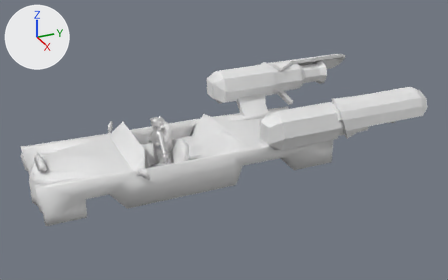
Two versions of the Blender file Blender/Taxi Animation.blend, one commit apart.
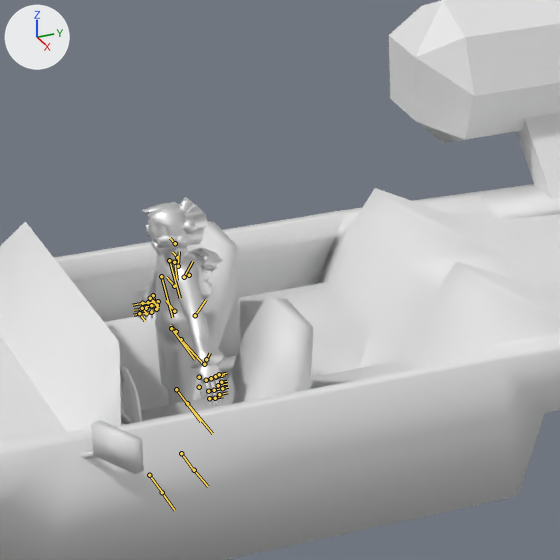
Old and new are each drawn whole from a 50 mm lens placed at (13.11, -4.12, 7.39), pointed at (0.09, 1.74, 0.88) and again close up on the part from 26% to 55% of the width and 25% to 71% of the height. Arrows for +X, +Y and +Z are at upper left; the lights stay in place. The bones that bend it are drawn over the model as lines in the close-ups.

The first close-up shows 'Car_BlueMarble.001', 'mesh'.
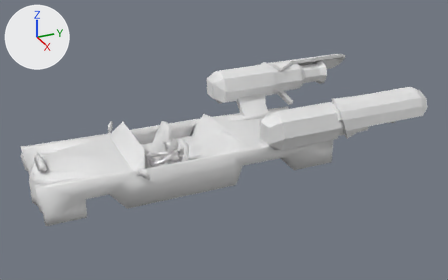
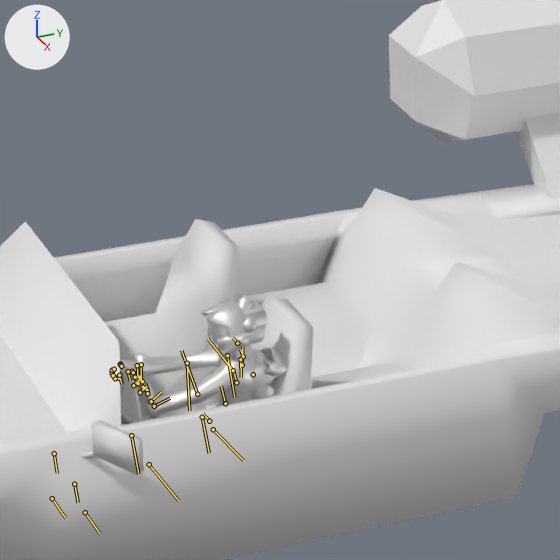
The newer file adds an action. The first version stands in its rest pose; the second is drawn at frame 0 of the action 'TaxiHonk'.

Location of each change, [x1, y1, x2, y2] in pixels of the close-ups (560 x 560 px):
'mesh', posed
    before: [138, 197, 224, 406]
    after: [120, 295, 287, 423]
bone 'root', root to tip
    before: (176, 331) to (170, 325)
    after: (209, 421) to (203, 413)
bone 'leg1l', root to tip
    before: (181, 339) to (204, 365)
    after: (213, 429) to (243, 460)
bone 'leg2l', root to tip
    before: (187, 403) to (212, 433)
    after: (149, 464) to (178, 500)
bone 'leg1r', root to tip
    before: (171, 328) to (194, 359)
    after: (202, 417) to (209, 453)
bone 'leg2r', root to tip
    before: (176, 389) to (200, 421)
    after: (131, 435) to (138, 474)
bone 'footr', root to tip
    before: (181, 453) to (193, 470)
    after: (74, 484) to (78, 502)
bone 's1', root to tip
    before: (174, 311) to (166, 300)
    after: (225, 403) to (221, 386)
bone 's2', root to tip
    before: (174, 286) to (166, 277)
    after: (236, 382) to (233, 369)
bone 'neck', root to tip
    before: (177, 257) to (172, 252)
    after: (243, 356) to (240, 349)
bone 'head', root to tip
    before: (175, 243) to (170, 238)
    after: (237, 343) to (232, 337)
bone 'shldl', root to tip
    before: (178, 266) to (179, 251)
    after: (242, 365) to (242, 347)
bone 'arm1l', root to tip
    before: (184, 277) to (192, 261)
    after: (233, 370) to (208, 339)
bone 'arm2l', root to tip
    before: (195, 315) to (206, 299)
    after: (197, 394) to (181, 350)
bone 'handl', root to tip
    before: (206, 359) to (210, 353)
    after: (154, 406) to (170, 398)
bone 'f2l', root to tip
    before: (208, 391) to (215, 389)
    after: (137, 376) to (139, 378)
bone 'shldr', root to tip
    before: (174, 262) to (177, 280)
    after: (240, 359) to (241, 377)
bone 'arm1r', root to tip
    before: (169, 260) to (180, 298)
    after: (227, 355) to (234, 397)
bone 'arm2r', root to tip
    before: (161, 276) to (172, 317)
    after: (187, 363) to (189, 410)
bone 'handr', root to tip
    before: (153, 295) to (157, 311)
    after: (141, 364) to (141, 382)
bone 'f1r', root to tip
    before: (142, 303) to (132, 305)
    after: (120, 364) to (123, 364)
bone 'f2r', root to tip
    before: (141, 309) to (134, 310)
    after: (112, 371) to (113, 371)
bone 'f3r', root to tip
    before: (140, 313) to (133, 315)
    after: (117, 377) to (119, 377)
bone 'f4r', root to tip
    before: (148, 302) to (137, 304)
    after: (120, 364) to (122, 364)
bone 'f5r', root to tip
    before: (146, 308) to (139, 309)
    after: (112, 373) to (113, 373)
bone 'f6r', root to tip
    before: (146, 313) to (138, 314)
    after: (118, 378) to (120, 378)
bone 'f7r', root to tip
    before: (153, 301) to (144, 303)
    after: (120, 365) to (122, 365)
bone 'f8r', root to tip
    before: (151, 305) to (143, 307)
    after: (112, 370) to (113, 370)
bone 'f9r', root to tip
    before: (151, 312) to (143, 313)
    after: (115, 378) to (117, 378)
bone 'f10r', root to tip
    before: (158, 301) to (150, 302)
    after: (121, 366) to (123, 366)
bone 'f11r', root to tip
    before: (157, 305) to (151, 306)
    after: (114, 369) to (115, 369)
bone 'f12r', root to tip
    before: (156, 309) to (151, 310)
    after: (113, 375) to (114, 375)
bone 'thumb1r', root to tip
    before: (150, 298) to (158, 307)
    after: (137, 365) to (138, 378)
bone 'thumb2r', root to tip
    before: (142, 308) to (147, 314)
    after: (128, 371) to (130, 380)
bone 'thumb3r', root to tip
    before: (139, 313) to (144, 320)
    after: (119, 375) to (121, 384)

The edits, one by one:
Bone 'root' (bone_root) moves from (0.0, 0.0, 0.0) to (-0.226, -0.693, 0.062).
Bone 'root' (bone_root) turns from (0, 0, 0) to (3, 50, 1) degrees about its own x, y and z.
Bone 'leg1l' (bone_leg1l) turns from (0, 0, 0) to (-2, -25, 0) degrees about its own x, y and z.
Bone 'leg2l' (bone_leg2l) turns from (0, 0, 0) to (0, 11, 0) degrees about its own x, y and z.
Bone 'leg1r' (bone_leg1r) turns from (0, 0, 0) to (11, -29, -16) degrees about its own x, y and z.
Bone 'leg2r' (bone_leg2r) turns from (0, 0, 0) to (0, 29, 0) degrees about its own x, y and z.
Bone 'footr' (bone_footr) turns from (0, 0, 0) to (2, -38, -1) degrees about its own x, y and z.
Bone 's1' (bone_s1) turns from (0, 0, 0) to (2, -30, -19) degrees about its own x, y and z.
Bone 's2' (bone_s2) turns from (0, 0, 0) to (-4, -16, 5) degrees about its own x, y and z.
Bone 'neck' (bone_neck) turns from (0, 0, 0) to (3, -17, 6) degrees about its own x, y and z.
Bone 'head' (bone_head) turns from (0, 0, 0) to (8, 6, 3) degrees about its own x, y and z.
Bone 'shldl' (bone_shldl) turns from (0, 0, 0) to (-1, -35, 31) degrees about its own x, y and z.
Bone 'arm1l' (bone_arm1l) turns from (0, 0, 0) to (43, -45, -31) degrees about its own x, y and z.
Bone 'arm2l' (bone_arm2l) turns from (0, 0, 0) to (13, -15, 15) degrees about its own x, y and z.
Bone 'handl' (bone_handl) turns from (0, 0, 0) to (25, 7, 85) degrees about its own x, y and z.
Bone 'f2l' (bone_f2l) moves from (0.0, 0.0, 0.0) to (0.003, 0.0, -0.004).
Bone 'shldr' (bone_shldr) turns from (0, 0, 0) to (-4, -34, 1) degrees about its own x, y and z.
Bone 'arm1r' (bone_arm1r) turns from (0, 0, 0) to (11, -33, -14) degrees about its own x, y and z.
Bone 'arm2r' (bone_arm2r) turns from (0, 0, 0) to (2, -33, -8) degrees about its own x, y and z.
Bone 'handr' (bone_handr) turns from (0, 0, 0) to (-6, 1, 2) degrees about its own x, y and z.
Bone 'f1r' (bone_f1r) turns from (0, 0, 0) to (0, 29, 0) degrees about its own x, y and z.
Bone 'f2r' (bone_f2r) turns from (0, 0, 0) to (0, 81, 0) degrees about its own x, y and z.
Bone 'f3r' (bone_f3r) turns from (0, 0, 0) to (0, 86, 0) degrees about its own x, y and z.
Bone 'f4r' (bone_f4r) turns from (0, 0, 0) to (0, 38, 0) degrees about its own x, y and z.
Bone 'f5r' (bone_f5r) turns from (0, 0, 0) to (0, 81, 0) degrees about its own x, y and z.
Bone 'f6r' (bone_f6r) turns from (0, 0, 0) to (0, 98, 0) degrees about its own x, y and z.
Bone 'f7r' (bone_f7r) turns from (0, 0, 0) to (0, 29, 0) degrees about its own x, y and z.
Bone 'f8r' (bone_f8r) turns from (0, 0, 0) to (0, 50, 0) degrees about its own x, y and z.
Bone 'f9r' (bone_f9r) turns from (0, 0, 0) to (0, 108, 0) degrees about its own x, y and z.
Bone 'f10r' (bone_f10r) turns from (0, 0, 0) to (0, 16, 0) degrees about its own x, y and z.
Bone 'f11r' (bone_f11r) turns from (0, 0, 0) to (0, 38, 0) degrees about its own x, y and z.
Bone 'f12r' (bone_f12r) turns from (0, 0, 0) to (0, 57, 0) degrees about its own x, y and z.
Bone 'thumb1r' (bone_thumb1r) turns from (0, 0, 0) to (-4, 2, 0) degrees about its own x, y and z.
Bone 'thumb2r' (bone_thumb2r) turns from (0, 0, 0) to (3, -5, 6) degrees about its own x, y and z.
Bone 'thumb3r' (bone_thumb3r) turns from (0, 0, 0) to (0, 43, 0) degrees about its own x, y and z.
